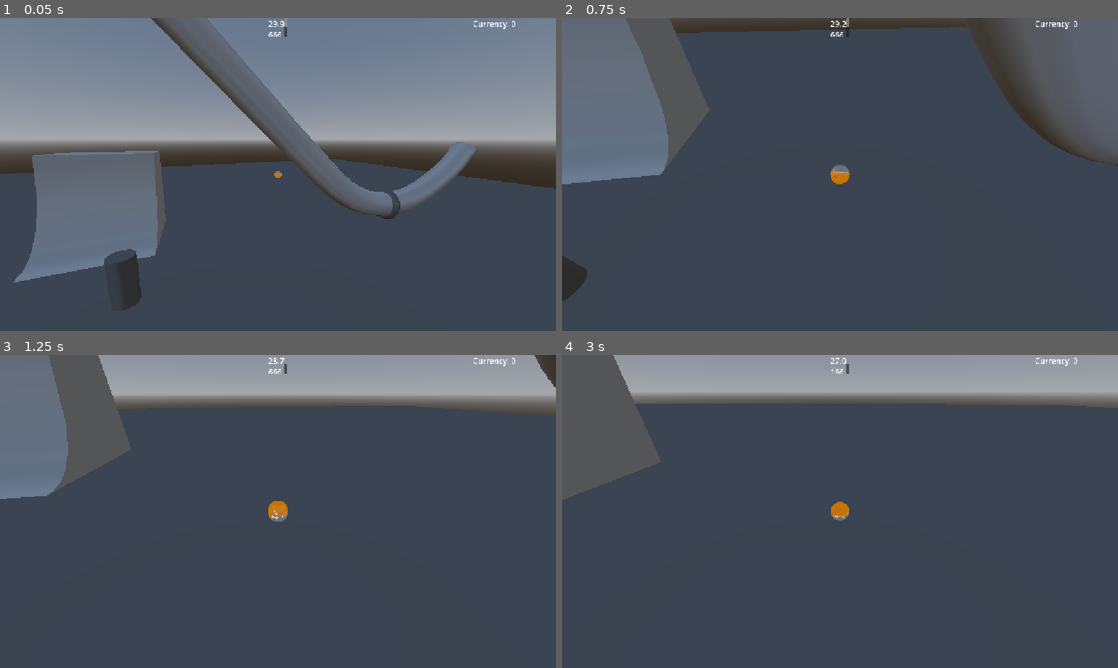
Above: before the commit, frames 1-4 (two rows, left to right).
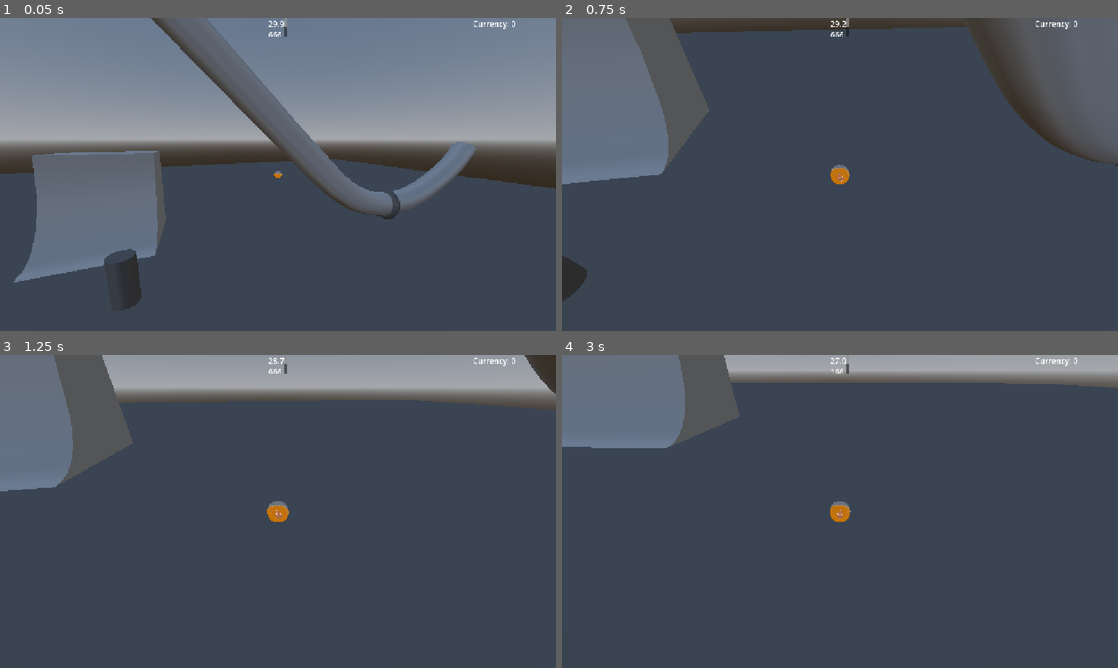
Above: after the commit, the same moments.

Repository: ThomasBestvina/SqueakAndDestroy
Game: Godot game, scene res://scenes/world.tscn
Two runs of this game, one before a commit and one after it. Both use one fixed random seed, a clock stepped at 60 frames per second and the inputs below.
Inputs (mouse positions are in pixels of both pictures, inside the frame that each line leads up to):
- Up to frame 1 (0.05 s): no input
- Up to frame 2 (0.75 s): move the mouse to (867, 174) at 0.52 s; hold W (forward) from 0.53 s (still down); hold Space (jump) from 0.53 s (still down)
- Up to frame 3 (1.25 s): keep holding W (forward); keep holding Space (jump)
- Up to frame 4 (3 s): keep holding W (forward); move the mouse to (812, 511) at 1.27 s; release Space (jump) at 1.28 s; tap Space (jump) at 1.35, 1.52, 1.82, 2.85 s; move the mouse to (851, 505) at 2.02 s; hold Space (jump) 2.03-2.78 s; move the mouse to (834, 517) at 2.77 s

Frame 1 is identical in both runs. In frame 2, 0.1% of the frame differs, in the area x 0-100%, y 2-90%; in frame 3, 5.4%; in frame 4, 17%, in the area x 0-100%, y 0-54%.
Error after the commit: Attempt to call function 'is_colliding' in base 'null instance' on a null instance. (res://scripts/hamsterballcontroller.gd:57)

Commit message:
fixes error prone jumping system

Diff:
--- a/objects/hamsterball.tscn
+++ b/objects/hamsterball.tscn
@@ -1079,6 +1079,8 @@
 [node name="Hamsterball" type="RigidBody3D" unique_id=465072004 node_paths=PackedStringArray("cam")]
 physics_material_override = SubResource("PhysicsMaterial_k0juu")
 continuous_cd = true
+contact_monitor = true
+max_contacts_reported = 10
 angular_damp = 0.2
 script = ExtResource("1_pqu4l")
 cam = NodePath("piv/SpringArm3D/CamPos")
@@ -1086,11 +1088,6 @@
 [node name="Cube" type="MeshInstance3D" parent="." unique_id=656670660]
 transform = Transform3D(0.224, 0, 0, 0, 0.224, 0, 0, 0, 0.224, 0, 0, 0)
 mesh = SubResource("ArrayMesh_7afnx")
-
-[node name="RayCast3D" type="RayCast3D" parent="." unique_id=1070190670]
-transform = Transform3D(1, 0, 0, 0, 1, 0, 0, 0, 1, 0, -0.06046005, 0)
-target_position = Vector3(0, -0.245, 0)
-collision_mask = 2
 
 [node name="CollisionShape3D" type="CollisionShape3D" parent="." unique_id=1614688907]
 shape = SubResource("SphereShape3D_7vitk")
@@ -1187,14 +1184,14 @@
 bones/10/rest = Transform3D(1, 1.4210855e-14, 3.8941442e-07, 3.8941442e-07, 5.9604645e-07, -1, -2.7000624e-13, 1, 5.9604645e-07, 0.079192765, 0.13088414, 0.05797245)
 bones/10/enabled = true
 bones/10/position = Vector3(0.079192765, 0.13088414, 0.05797245)
-bones/10/rotation = Quaternion(0.7071066, 1.3767882e-07, 1.3767874e-07, 0.70710707)
+bones/10/rotation = Quaternion(0.6385418, 1.4984415e-07, 1.2432864e-07, 0.76958716)
 bones/10/scale = Vector3(1, 1, 1)
 bones/11/name = "backLeg.R"
 bones/11/parent = 0
 bones/11/rest = Transform3D(1, -1.4210855e-14, -3.8941442e-07, -3.8941442e-07, 5.9604645e-07, -1, 2.7000624e-13, 1, 5.9604645e-07, -0.079192765, 0.13088414, 0.05797245)
 bones/11/enabled = true
 bones/11/position = Vector3(-0.079192765, 0.13088414, 0.05797245)
-bones/11/rotation = Quaternion(0.7071066, -1.3767882e-07, -1.3767874e-07, 0.70710707)
+bones/11/rotation = Quaternion(0.6385418, -1.4984415e-07, -1.2432864e-07, 0.76958716)
 bones/11/scale = Vector3(1, 1, 1)
 
 [node name="Body" type="MeshInstance3D" parent="hamster/Armature/Skeleton3D" unique_id=916075317]
--- a/scripts/hamsterballcontroller.gd
+++ b/scripts/hamsterballcontroller.gd
@@ -26,15 +26,17 @@
 var is_jumping: bool = false
 var jump_hold_force: float = 1.0
 
+var on_floor = false
+
 func init() -> void:
 	StoatStash.register_input_tracking("jump")
 	mass = 0.3 + GlobalState.state["weight"]
-	$RayCast3D.top_level = true
 	$piv.top_level = true
 	$hamster.top_level = true
 	jump_hold_force = GlobalState.state["jump"]
 
 func _input(event: InputEvent) -> void:
+	if(Input.mouse_mode != Input.MOUSE_MODE_CAPTURED): return
 	if event is InputEventMouseMotion:
 		yaw -= event.relative.x * cam_speed
 		pitch -= event.relative.y * cam_speed
@@ -50,7 +52,6 @@
 
 	var input = Vector2(Input.get_axis("forward", "backward"), Input.get_axis("left", "right"))
 
-	$RayCast3D.global_position = global_position - Vector3(0, 0.245, 0)
 	$piv.global_position = global_position + Vector3(0, 2.0, 0)
 	$hamster.global_position = global_position + Vector3(0, -0.07, 0.006)
 	var on_ground = $RayCast3D.is_colliding()
@@ -62,12 +63,15 @@
 
 	animation_player.play("2Walk")
 
+	print(angular_velocity.length())
+	if(animation_player.current_animation == "2Walk"):
+		animation_player.speed_scale = angular_velocity.length()/10
+
 	var vec3 = (right * input.y + -forward * input.x)
-	var vec: Vector2 = Vector2(vec3.x, vec3.z)
+	if(abs(input.x)+abs(input.y) > 0):
+		$hamster.rotation.y = lerp_angle($hamster.rotation.y, atan2(vec3.x, vec3.z), 0.15)
 
-	$hamster.rotation.y = vec.normalized().angle()
-
-	if on_ground and GlobalState.state["jump"] > 0.5 and StoatStash.consume_buffered_input("jump", 0.07):
+	if on_floor and GlobalState.state["jump"] > 0.5 and StoatStash.consume_buffered_input("jump", 0.07):
 		apply_impulse(Vector3.UP * tap_jump * 4 * mass)
 		is_jumping = true
 		jump_hold_time = 0.0
@@ -79,3 +83,12 @@
 
 	if Input.is_action_just_released("jump") or jump_hold_time >= MAX_HOLD_TIME:
 		is_jumping = false
+
+func _integrate_forces(state: PhysicsDirectBodyState3D) -> void:
+	var i := 0
+	on_floor = false
+	while i < state.get_contact_count():
+		var normal := state.get_contact_local_normal(i)
+		if(normal.dot(Vector3.UP) > 0.8):
+			on_floor = true
+		i += 1
